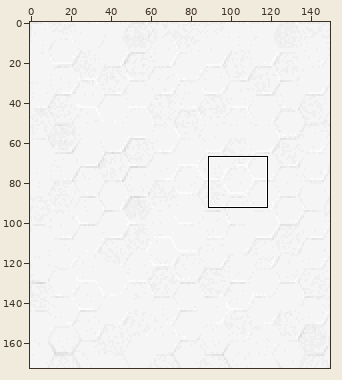
Sprite sheet -- assets/images/hexellence.png. Above: a wide view before the commit, with the close-up outlined.
Close-up. Old version:
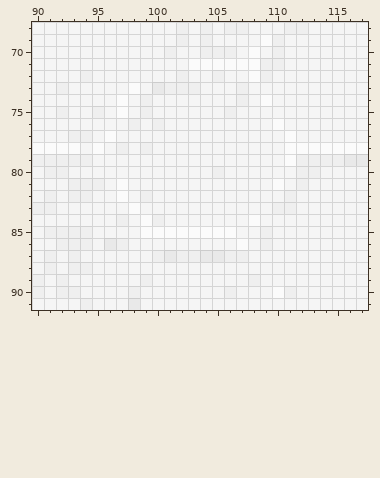
The file is 150x173 pixels. Pixels under 10% opacity are left out. Colours within 5 levels of each other are drawn and written as one. Shown: x 90..117, y 68..91. The commit also changed other parts of the picture, which this record leaves out.
The same view after the edit:
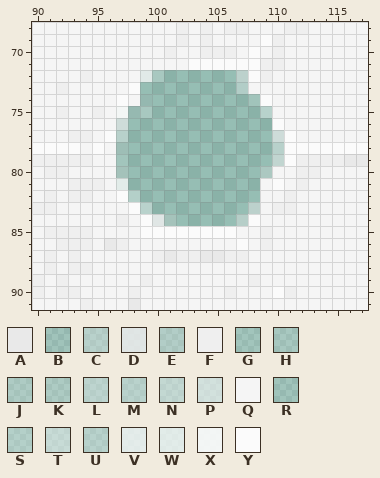
Palette (. is transparent): A #e9e9e9  B #ededed1c  C #ededed65  D #edededda  E #efefef50  F #efefef  G #f0f0f023  H #f0f0f033  J #f0f0f044  K #f3f3f33e  L #f3f3f36c  M #f4f4f460  N #f4f4f479  P #f4f4f4a4  Q #f5f5f5  R #f6f6f61c  S #f6f6f651  T #f7f7f780  U #f9f9f957  V #f9f9f9c8  W #fbfbfbc0  X #fbfbfbeb  Y #fbfbfb
Edits made:
y 72: x 99..107 QQQFQQFQQ -> VH......N
y 73: x 99..107 QAFFFQQQF -> ........E
y 74: x 99..108 FQQQQQQQFQ -> B........R
y 75: x 97..109 YQFQQQQQQFQQQ -> XRH.........U
y 76: x 97..109 QFQFQQQQQQQQQ -> P............
y 77: x 97..110 QQQQQQQQQQQQQQ -> C............P
y 78: x 97..110 FQFQQQQQQQQQQQ -> H............C
y 79: x 97..110 QQQQQQQQQQQQQQ -> G............T
y 80: x 97..109 QQQQQQQQFQQQQ -> K...........S
y 81: x 97..108 YQQQQQQQQQQQ -> W...........
y 82: x 98..108 QFQQQQQQQQQ -> S..........
y 83: x 99..108 QQQQQQQQQQ -> M........N
y 84: x 100..107 FQQQQQQQ -> DJ.....L
Where, in picture pixels (left, top, right, bottom), the same in both close-ups:
changed: (116, 70, 284, 226)
